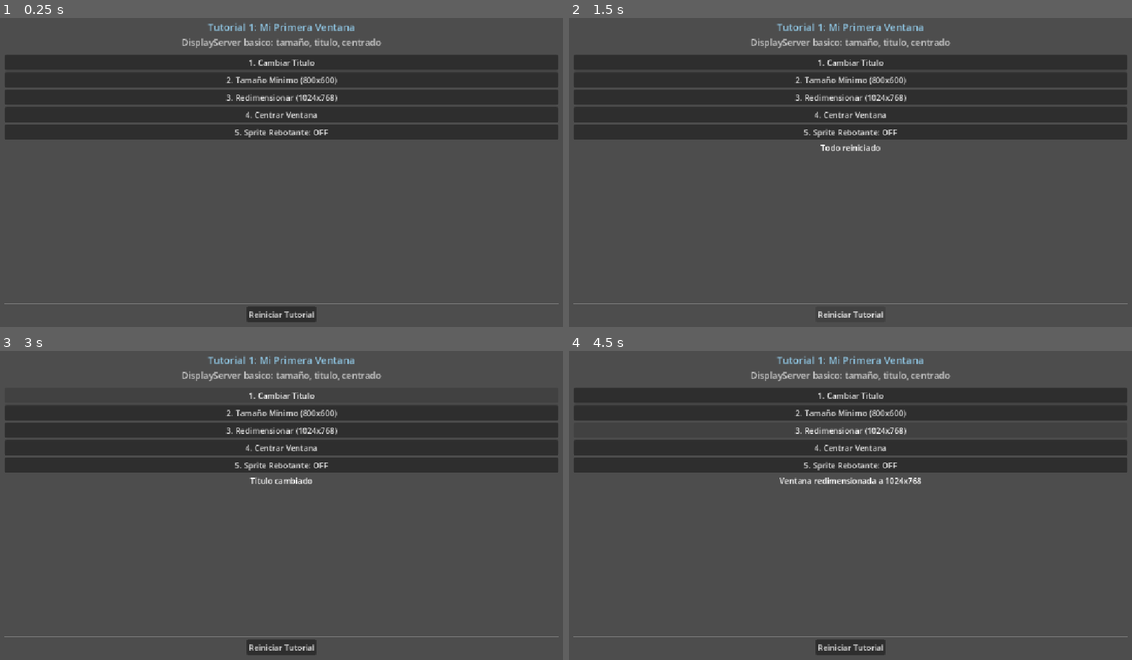
Above: before the commit, frames 1-4 (two rows, left to right).
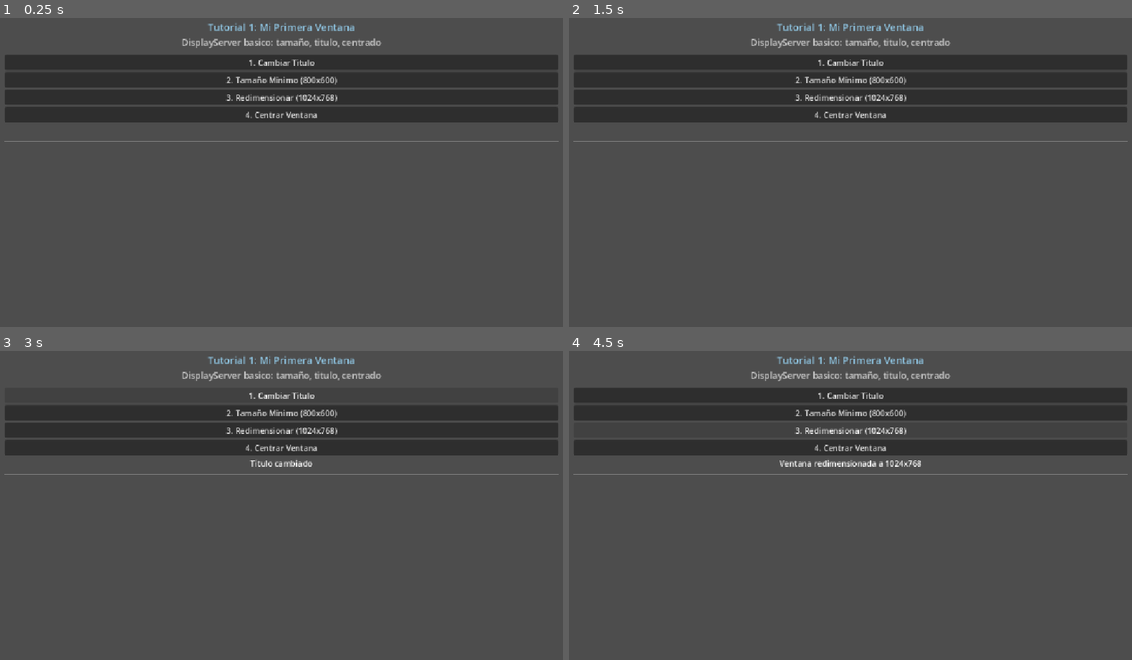
Above: after the commit, the same moments.

Repository: Pevalcar/tutorial-display-server
Game: Godot game, scene res://scenes/tutorial_1.tscn
The game is run twice, just before and just after one commit, with the same random seed, the same clock (stepped at 60 frames per second) and the same inputs. The engine's default icon, where the game draws it, is replaced by a stand-in: a white triangle on a blue panel in a dark square.
Inputs (mouse positions are in pixels of both pictures, inside the frame that each line leads up to):
- Up to frame 1 (0.25 s): no input
- Up to frame 2 (1.5 s): click (850, 314) at 0.5 s, where only the run before the commit has a clickable "Reiniciar Tutorial"; click (850, 314) at 1.25 s, where only the run before the commit has a clickable "Reiniciar Tutorial"
- Up to frame 3 (3 s): click (281, 647) at 2 s, where only the run before the commit has a clickable "Reiniciar Tutorial"; click "1. Cambiar Titulo" at 2.75 s
- Up to frame 4 (4.5 s): click "2. Tamaño Minimo (800x600)" at 3.5 s; click "3. Redimensionar (1024x768)" at 4.25 s

The runs differ from the first frame. In frame 1, 5.7% of the frame differs, in the area x 0-100%, y 34-99%; in frame 2, 5.4%; in frame 3, 5.8%; in frame 4, 6.0%.

Commit message:
Add initial project files and configuration for Godot 4 tutorials

Diff:
--- a/project.godot
+++ b/project.godot
@@ -17,6 +17,7 @@
 
 [display]
 
+window/subwindows/embed_subwindows=false
 window/stretch/mode="canvas_items"
 window/stretch/aspect="expand"
 
--- a/scenes/tutorial_1.tscn
+++ b/scenes/tutorial_1.tscn
@@ -67,6 +67,7 @@
 
 [node name="BtnBounce" type="Button" parent="MarginContainer/VBoxContainer" unique_id=1477884900]
 unique_name_in_owner = true
+visible = false
 layout_mode = 2
 text = "5. Sprite Rebotante: OFF"
 
@@ -85,6 +86,7 @@
 layout_mode = 2
 
 [node name="BounceArea" type="Control" parent="MarginContainer/VBoxContainer" unique_id=1546517440]
+visible = false
 custom_minimum_size = Vector2(0, 150)
 layout_mode = 2
 size_flags_horizontal = 4
@@ -100,10 +102,12 @@
 layout_mode = 2
 
 [node name="HBoxContainer" type="HBoxContainer" parent="MarginContainer/VBoxContainer" unique_id=2025120769]
+visible = false
 layout_mode = 2
 alignment = 1
 
 [node name="ResetButton" type="Button" parent="MarginContainer/VBoxContainer/HBoxContainer" unique_id=1714204026]
 unique_name_in_owner = true
+visible = false
 layout_mode = 2
 text = "Reiniciar Tutorial"
--- a/scenes/tutorial_2.tscn
+++ b/scenes/tutorial_2.tscn
@@ -51,12 +51,12 @@
 [node name="BtnFullscreen" type="Button" parent="MarginContainer/VBoxContainer/ButtonsContainer" unique_id=348277701]
 unique_name_in_owner = true
 layout_mode = 2
-text = "Pantalla Completa"
+text = "Pantalla Completa (sin bordes)"
 
 [node name="BtnExclusive" type="Button" parent="MarginContainer/VBoxContainer/ButtonsContainer" unique_id=1849063683]
 unique_name_in_owner = true
 layout_mode = 2
-text = "Fullscreen Exclusivo"
+text = "Pantalla completa"
 
 [node name="BtnWindowed" type="Button" parent="MarginContainer/VBoxContainer/ButtonsContainer" unique_id=1492648035]
 unique_name_in_owner = true
Not shown, added: README.md
